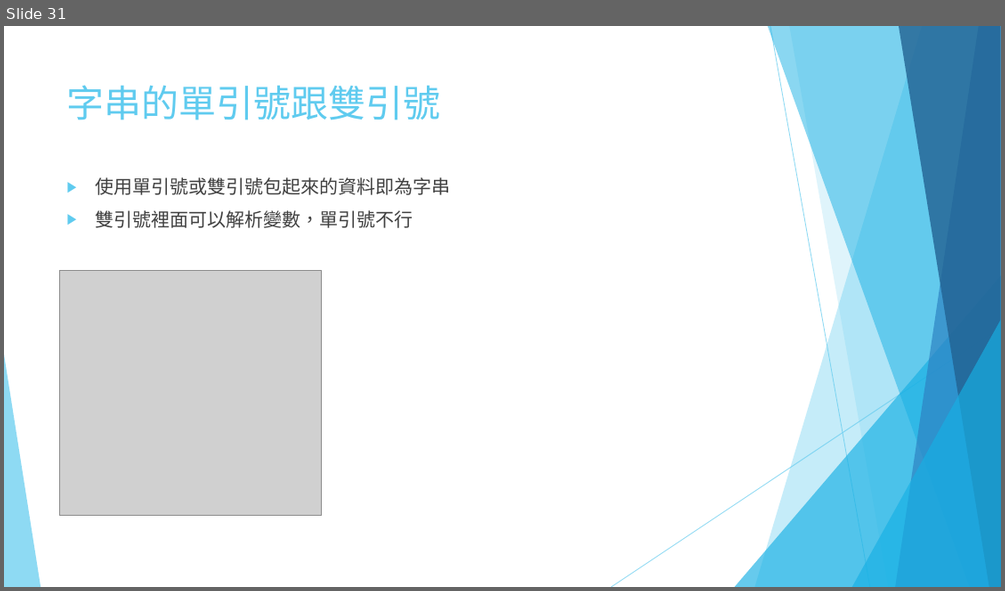
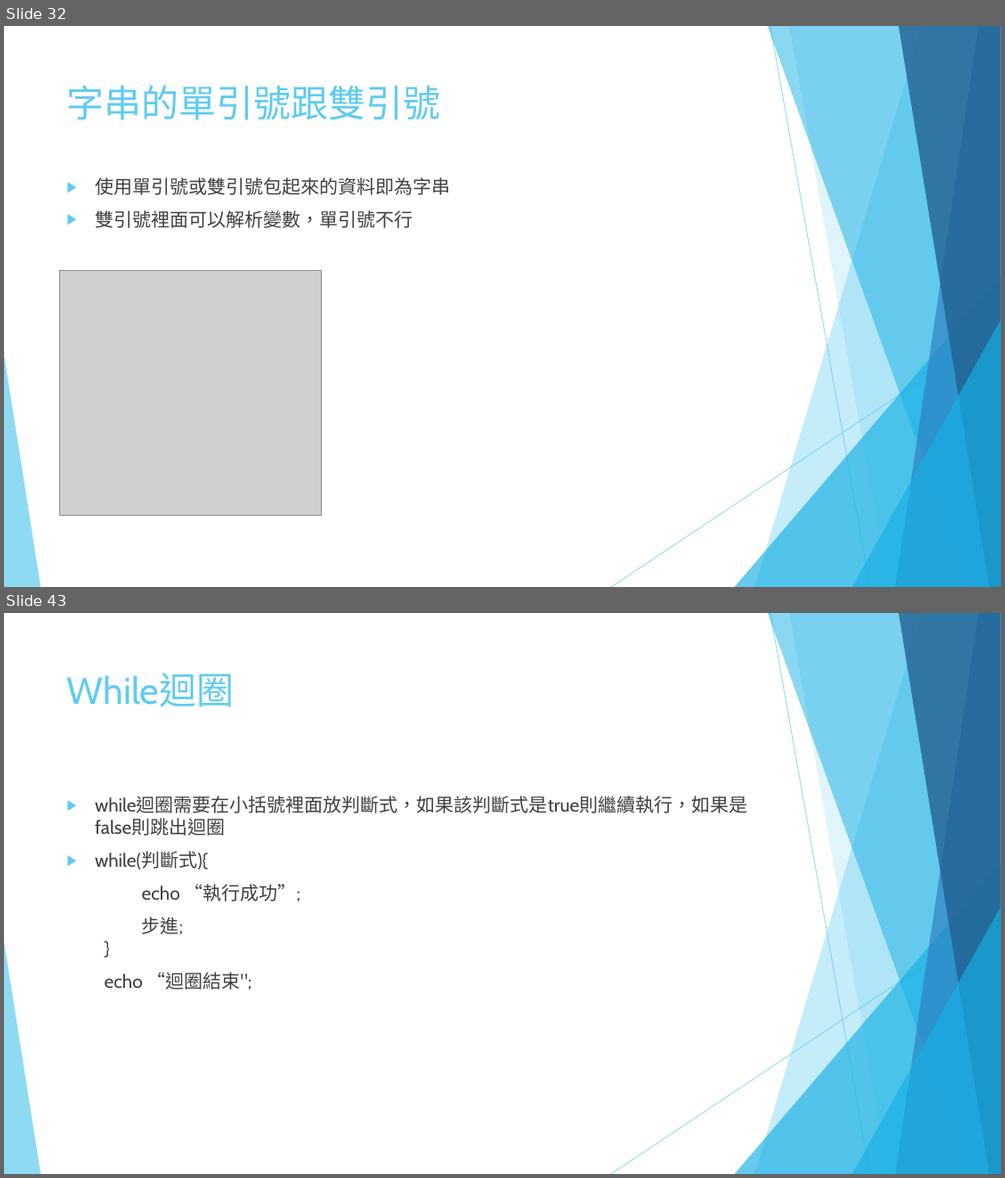
Before and after one commit to 10994015/phpmysqlppt, a slide deck: 01.pptx. Shown one above the other, each under a label of ours: slide 31 before the commit, slides 32 and 43 after it; the slides between them are not shown. The pictures are 1005x591 and 1005x1178 pixels, drawn with LibreOffice and Linux fonts; fonts in the diff are those of the drawing; grey boxes stand for pictures. Boxes give left, top, right and bottom in pixels: in the first picture for what was removed or moved away, otherwise in the second. Text is boxed around its words. In the diff, an @@ line names an element or a change of style, - is before the commit and + after.

```diff
--- a/01.pptx
+++ b/01.pptx
@@ slide 43 added at (4, 613, 1001, 1174), background #FFFFFF; not listed: 10 template elements that a slide beside it also shows @@
@@ title added at (67, 673, 235, 707), 36 pt, text #5FCBEF @@
+While迴圈
@@ text added at (95, 795, 747, 989), 18 pt, text #404040 @@
+▶ while迴圈需要在小括號裡面放判斷式，如果該判斷式是true則繼續執行，如果是false則跳出迴圈
+▶ while(判斷式){
+echo “執行成功”;
+步進;
+}
+echo “迴圈結束";
@@ what was slide 31 is now slide 32 @@
```
Also in this commit, not shown: 19 other slides added.
